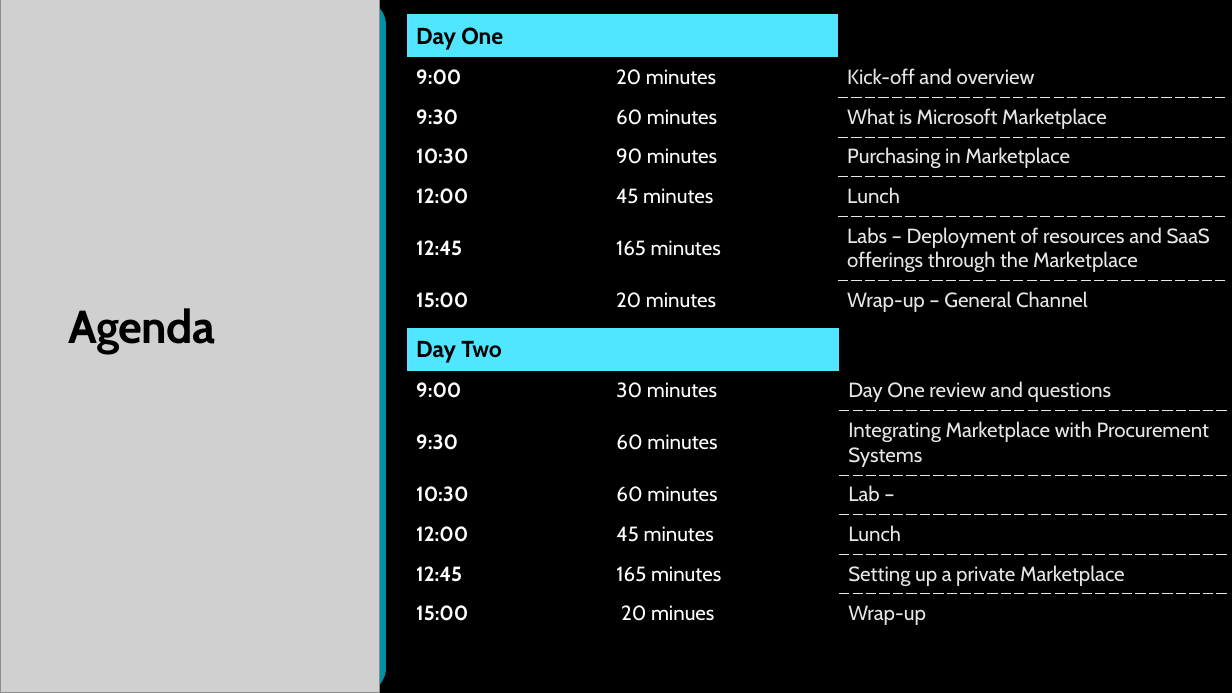
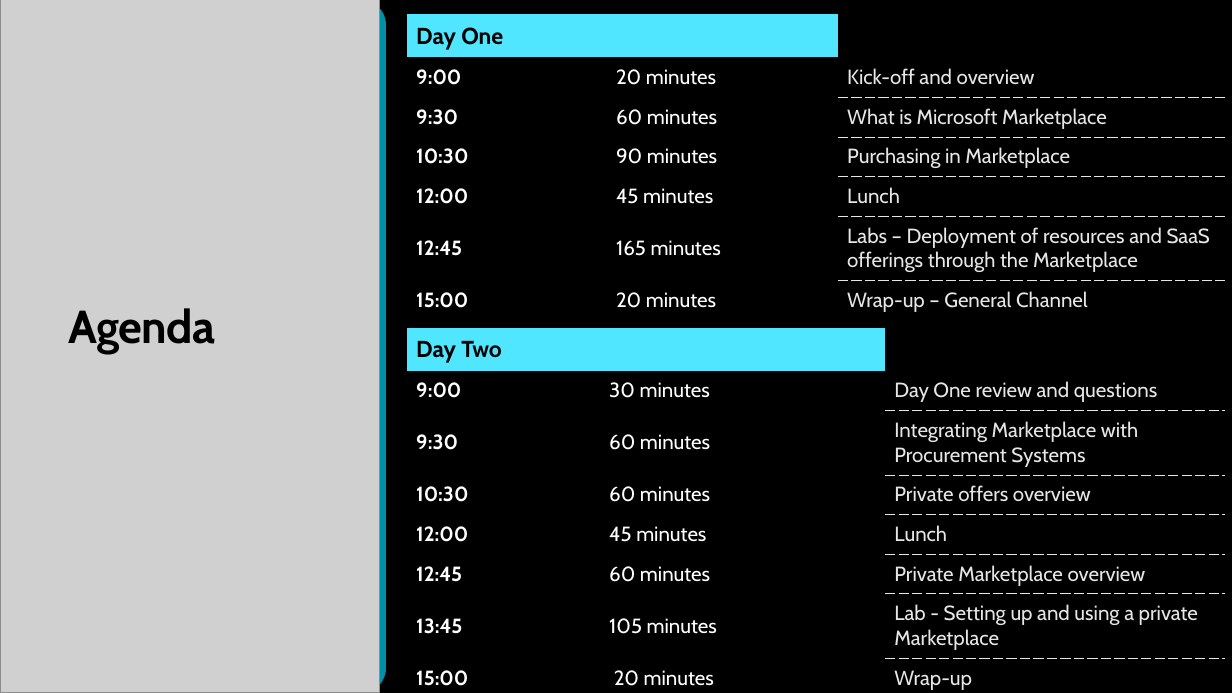
Before and after one commit to opsgility/marketplace, a slide deck: slide 4 of azure-marketplace-workshop/Day 1 - Skilling Deck for Microsoft Marketplace.pptx. Drawn at 1232x693 pixels with LibreOffice and Linux fonts; fonts in the diff are those of the drawing; grey boxes stand for pictures; background and template pictures are left out. Boxes give left, top, right and bottom in pixels: in the first picture for what was removed or moved away, otherwise in the second. Text is boxed around its words. In the diff, an @@ line names an element or a change of style, - is before the commit and + after.

Commit message:
Updated time with breaks and added private offers
Added private offer content into Day 2

```diff
--- a/azure-marketplace-workshop/Day 1 - Skilling Deck for Microsoft Marketplace.pptx
+++ b/azure-marketplace-workshop/Day 1 - Skilling Deck for Microsoft Marketplace.pptx
@@ table at [407,328,1226,693] @@
-row 4, column 3: Lab –
+row 4, column 3: Private offers overview
-row 6: 12:45 | 165 minutes | Setting up a private Marketplace
-row 7: 15:00 | 20 minues | Wrap-up
+row 6: 12:45 | 60 minutes | Private Marketplace overview
+row 7: 13:45 | 105 minutes | Lab - Setting up and using a private Marketplace
+row 8: 15:00 | 20 minutes | Wrap-up
```
Also in this commit, not shown: 1 other slide changed, 1 slide added, 1 other file.
